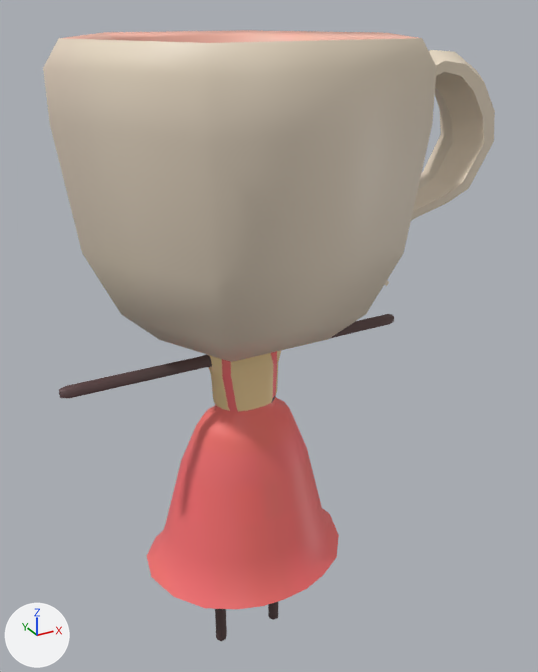
Renders of the FBX model ApartmentGame/Assets/3d models/FBX/Final Apartment/Characters/ms_teacup.fbx from each side of a commit.
The view is the same before and after, from a 50 mm camera at (-0.78, -1.554, 1.734) aimed at (0.105, 0.056, 0.929). Arrows for +X, +Y and +Z are at lower left; the lights stay in place. Where no turn or scale is listed for an object, it has been applied to the vertices.

Script lines for the objects in view, before the commit:
```python
mat_lambert1 = principled_material('lambert1')
mat_lambert1.texture = img_palette_small__png  # with its transparency
me_body1_ncl1_1 = bpy.data.meshes.new('body1_ncl1_1')
me_body1_ncl1_1.from_pydata(...)  # 394 vertices, 392 faces; spans x -0.471..0.471, y -0.051..0.033, z 0.003..1.154
me_body1_ncl1_1.materials.append(mat_lambert1)  # picture img_palette_small__png
me_dress_ncl1_1 = bpy.data.meshes.new('dress_ncl1_1')
me_dress_ncl1_1.from_pydata(...)  # 350 vertices, 320 faces; spans x -0.289..0.289, y -0.227..0.206, z 0.293..0.967
me_dress_ncl1_1.materials.append(mat_lambert1)  # picture img_palette_small__png
me_head_ncl1_2 = bpy.data.meshes.new('head_ncl1_2')
me_head_ncl1_2.from_pydata(...)  # 166 vertices, 166 faces; spans x -0.425..0.738, y -0.37..0.363, z 0.976..1.681
me_head_ncl1_2.materials.append(mat_lambert1)  # picture img_palette_small__png
ob_body1 = bpy.data.objects.new('body1', me_body1_ncl1_1)
ob_body1.location = (0.0, 0.0, 0.0)
ob_dress = bpy.data.objects.new('dress', me_dress_ncl1_1)
ob_dress.location = (0.0, 0.0, 0.0)
ob_head = bpy.data.objects.new('head', me_head_ncl1_2)
ob_head.location = (0.0, 0.0, 0.0)
```
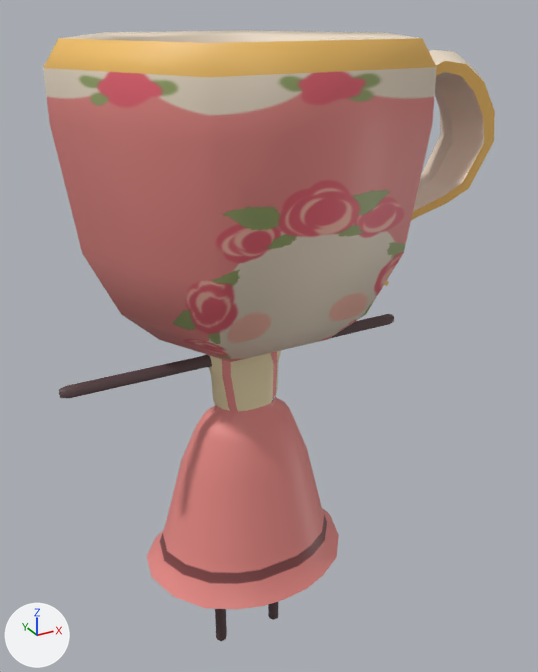
The edits, one by one:
Picture 'teacup_texture.jpg' (img_teacup_texture_jpg) is new.
Material 'lambert1' (mat_lambert1) changes its picture from img_palette_small__png to img_teacup_texture_jpg.
me_head_ncl1_2 has 166 vertices, 166 faces and spans x -0.425..0.738, y -0.37..0.363, z 0.976..1.681.
me_head_ncl1_2 is used by ob_head; location (0.0, 0.0, 0.0).
me_head_ncl1_2 part 2: texture (UV) coordinates of 166 of 166 faces, centred in x -0.334..0.715, y -0.369..0.363, z 0.98..1.676, changed; they spanned u 0.02..0.89, v 0.76..0.95 and now span u 0.0..0.56, v 0.65..0.97.
me_dress_ncl1_1 has 350 vertices, 320 faces and spans x -0.289..0.289, y -0.227..0.206, z 0.293..0.967.
me_dress_ncl1_1 is used by ob_dress; location (0.0, 0.0, 0.0).
me_dress_ncl1_1 part 1: texture (UV) coordinates of 320 of 320 faces, centred in x -0.262..0.262, y -0.213..0.191, z 0.317..0.966, changed; they spanned u 0.42..0.78, v 0.9..1.11 and now span u 0.16..0.7, v -1.22..0.52.

Location of each change, (x1, y1, x2, y2) in pixels of the pictures (538 x 672 px):
'head', surface changed: (43, 30, 495, 362) in both
'dress', surface changed (red to pink): (147, 351, 339, 609) in both
